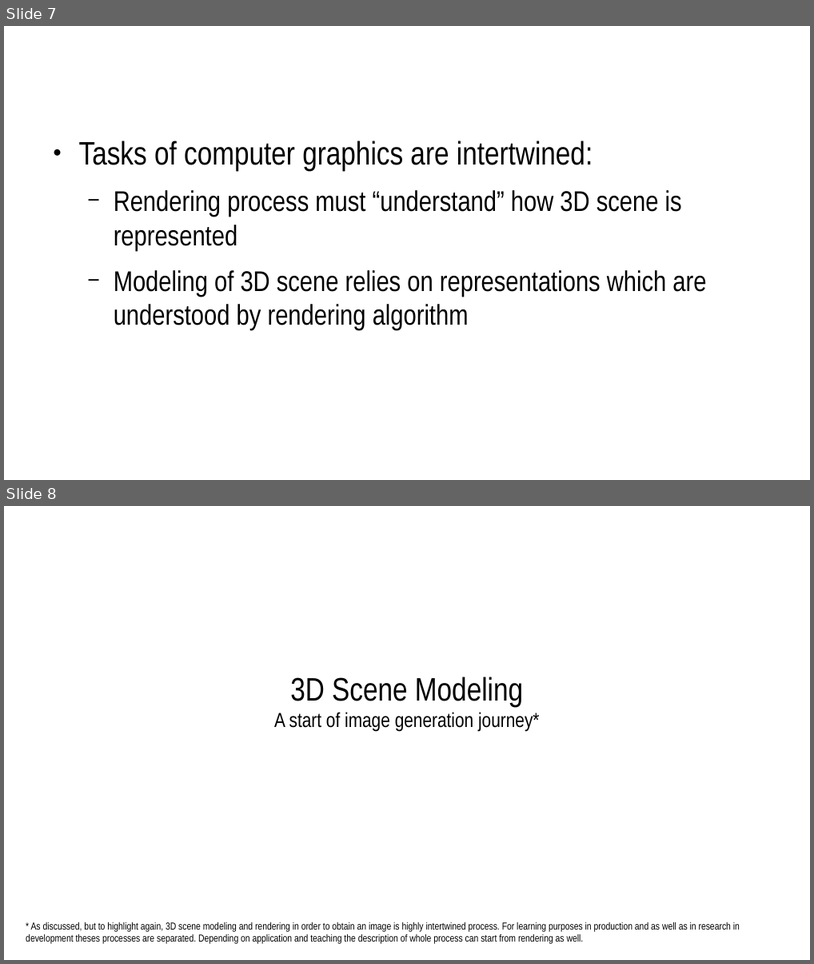
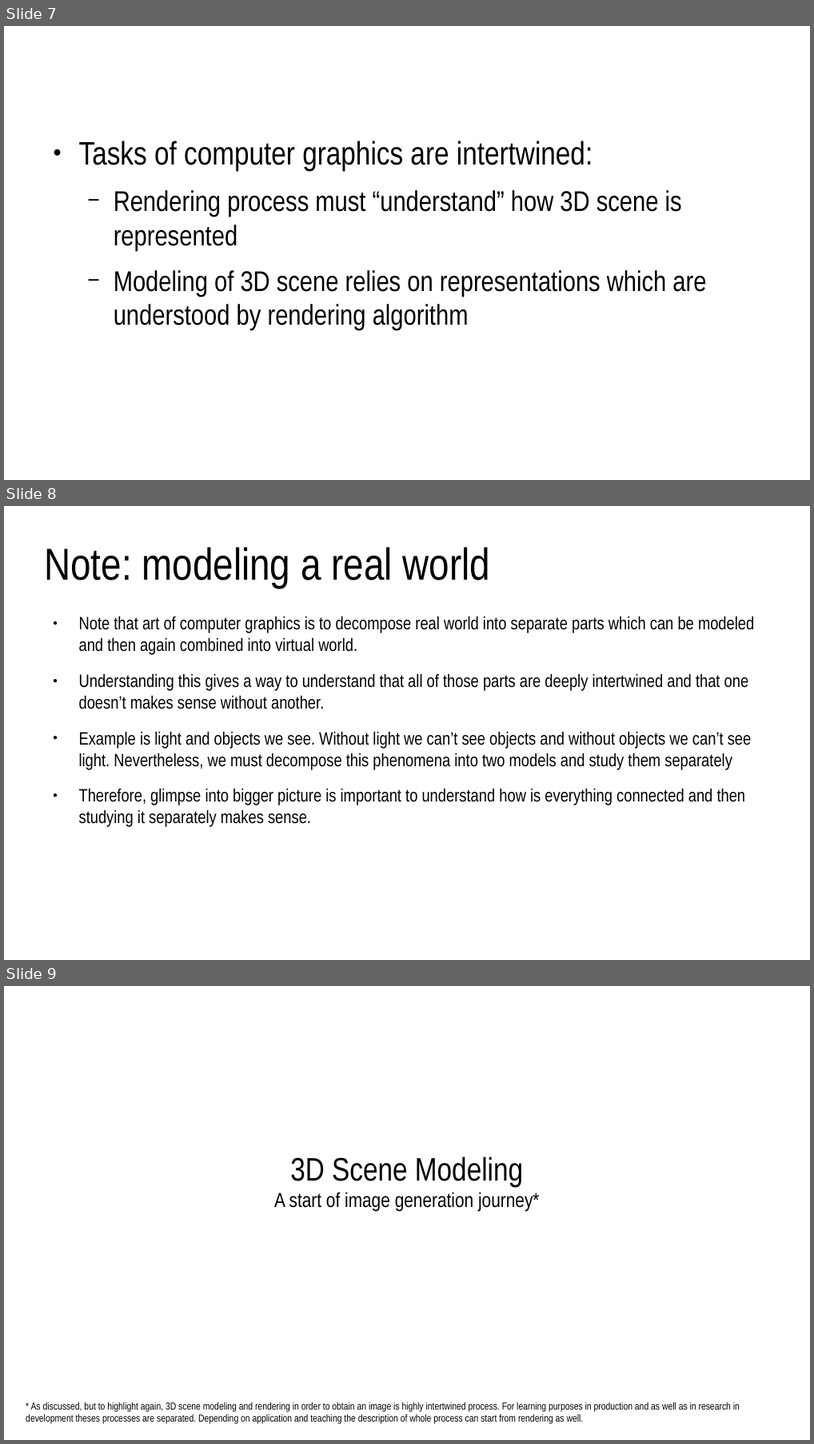
Before and after one commit to lorentzo/IntroductionToComputerGraphics, a slide deck: lectures/2_overview_computer_image_generation/computer_image_generation_overview.odp. Shown one above the other, each under a label of ours: slides 7 and 8 before the commit, slides 7, 8 and 9 after it. The pictures are 814x964 and 814x1444 pixels, drawn with LibreOffice and Linux fonts; fonts in the diff are those of the drawing. Boxes give left, top, right and bottom in pixels: in the first picture for what was removed or moved away, otherwise in the second. Text is boxed around its words. In the diff, an @@ line names an element or a change of style, - is before the commit and + after.

```diff
--- a/lectures/2_overview_computer_image_generation/computer_image_generation_overview.odp
+++ b/lectures/2_overview_computer_image_generation/computer_image_generation_overview.odp
@@ slide 8 added at bbox=[4, 506, 810, 960], background #FFFFFF @@
@@ title added at bbox=[44, 547, 490, 588], 44 pt, text #000000 @@
+Note: modeling a real world
@@ text added at bbox=[79, 616, 754, 827], 17.6 pt, text #000000 @@
+● Note that art of computer graphics is to decompose real world into separate parts which can be modeled and then again combined into virtual world.
+● Understanding this gives a way to understand that all of those parts are deeply intertwined and that one doesn’t makes sense without another.
+● Example is light and objects we see. Without light we can’t see objects and without objects we can’t see light. Nevertheless, we must decompose this phenomena into two models and study them separately
+● Therefore, glimpse into bigger picture is important to understand how is everything connected and then studying it separately makes sense.
@@ what was slide 8 is now slide 9 @@
```
Also in this commit, not shown: 10 other files.
